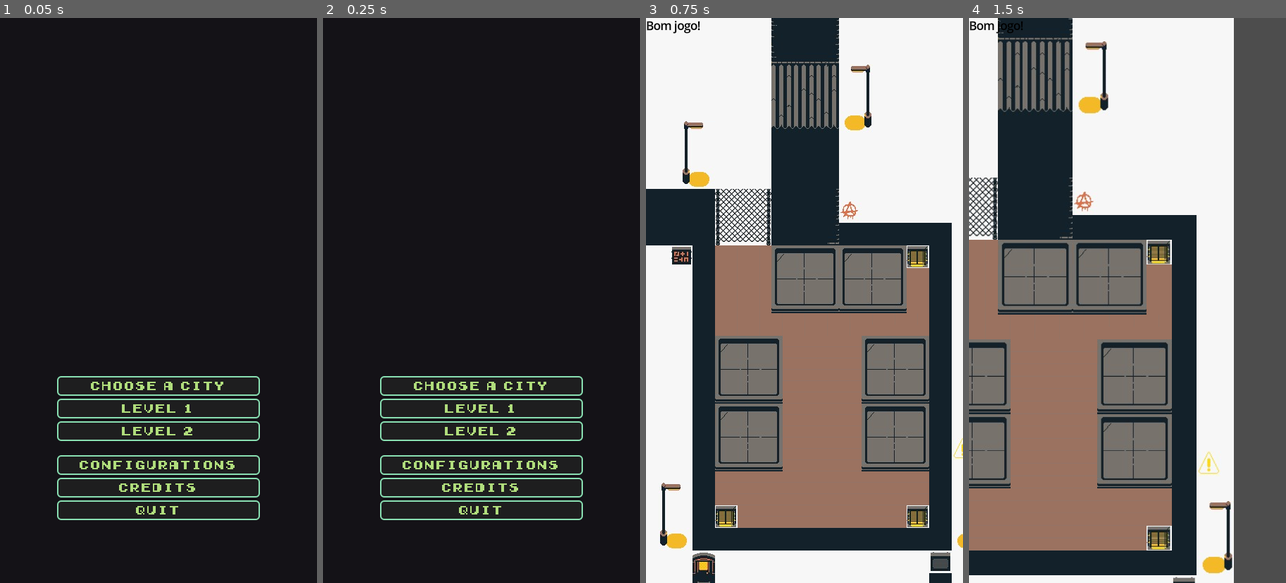
Above: before the commit, frames 1-4 (left to right).
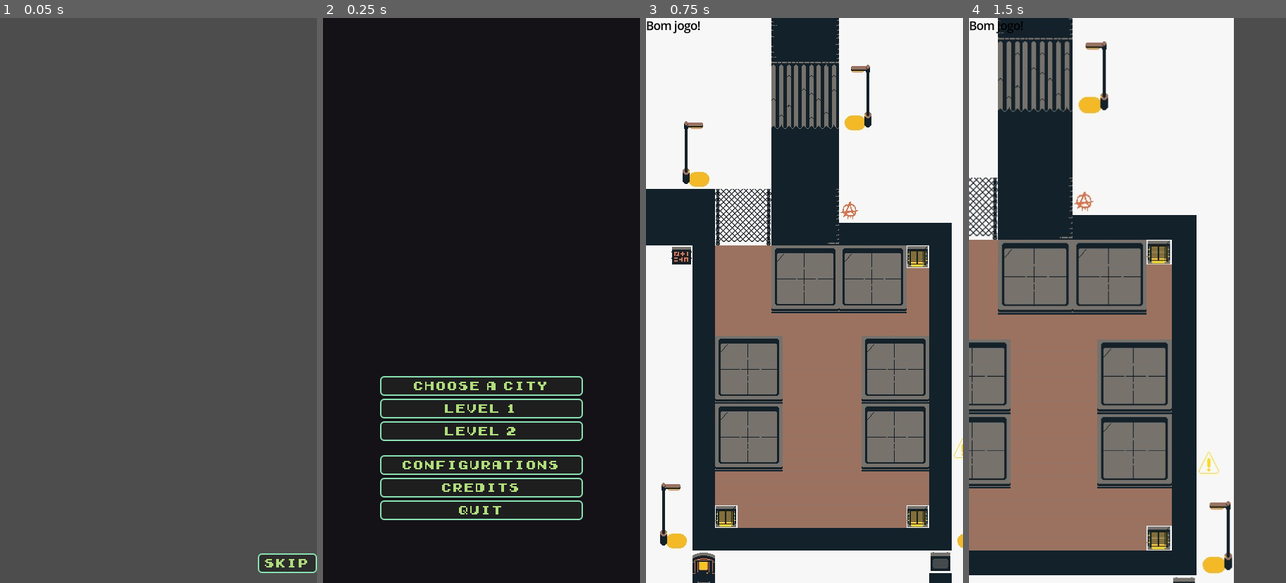
Above: after the commit, the same moments.

Repository: iparosds/SOS-Aliens
Game: Godot game, scene res://scenes/scene_manager.tscn
The game is run twice, just before and just after one commit, with the same random seed, the same clock (stepped at 60 frames per second) and the same inputs. Video files are missing from this copy of the repository; at most half a second of black plays in their place.
Inputs (mouse positions are in pixels of both pictures, inside the frame that each line leads up to):
- Up to frame 1 (0.05 s): no input
- Up to frame 2 (0.25 s): no input
- Up to frame 3 (0.75 s): click "Level 1" at 0.5 s
- Up to frame 4 (1.5 s): tap Enter at 1.25 s; move the mouse to (1143, 23) at 1.27 s; hold Right (right) from 1.28 s (still down); tap Mouse wheel up (zoom_in) at 1.35 s; click (1143, 23) at 1.42 s

The runs differ from the first frame. In frame 1, 100% of the frame differs, in the area x 0-100%, y 0-100%; in frame 2, nothing differs; in frame 3, nothing differs; in frame 4, nothing differs.

Commit message:
Importando intros e implementando botão de skip intro.

Diff:
--- a/scenes/ui.tscn
+++ b/scenes/ui.tscn
@@ -1,7 +1,9 @@
-[gd_scene load_steps=8 format=3 uid="uid://42oeppt28feq"]
+[gd_scene load_steps=10 format=3 uid="uid://42oeppt28feq"]
 
 [ext_resource type="Script" uid="uid://bcsw0mt21tpsw" path="res://scripts/ui.gd" id="1_nt7q6"]
+[ext_resource type="VideoStream" uid="uid://bbup00575hgcg" path="res://assets/media/videos/patriotas_final_1.ogv" id="2_p7vwb"]
 [ext_resource type="VideoStream" uid="uid://dgk38eyn2rgkj" path="res://assets/media/videos/logo-converter.ogv" id="2_x4jx1"]
+[ext_resource type="VideoStream" uid="uid://clxihlwv16a7y" path="res://assets/media/videos/nave_final_1.ogv" id="3_ktti3"]
 [ext_resource type="Theme" uid="uid://dmhlpo4s3t401" path="res://assets/themes/default_menu_theme.tres" id="3_yev5y"]
 [ext_resource type="Texture2D" uid="uid://d1ar24frbwesc" path="res://assets/media/images/logo-converter.png" id="4_wm3ai"]
 [ext_resource type="FontFile" uid="uid://cul3qtiyor1u1" path="res://assets/fonts/Early GameBoy.ttf" id="5_8dubc"]
@@ -14,6 +16,51 @@
 
 [node name="UI" type="Node2D"]
 script = ExtResource("1_nt7q6")
+
+[node name="intro_container" type="CanvasLayer" parent="."]
+
+[node name="intro1" type="VideoStreamPlayer" parent="intro_container"]
+anchors_preset = 15
+anchor_right = 1.0
+anchor_bottom = 1.0
+grow_horizontal = 2
+grow_vertical = 2
+size_flags_horizontal = 4
+size_flags_vertical = 4
+stream = ExtResource("2_p7vwb")
+
+[node name="intro2" type="VideoStreamPlayer" parent="intro_container"]
+anchors_preset = 15
+anchor_right = 1.0
+anchor_bottom = 1.0
+grow_horizontal = 2
+grow_vertical = 2
+size_flags_horizontal = 4
+size_flags_vertical = 4
+stream = ExtResource("3_ktti3")
+
+[node name="VBoxContainer" type="VBoxContainer" parent="intro_container"]
+anchors_preset = 3
+anchor_left = 1.0
+anchor_top = 1.0
+anchor_right = 1.0
+anchor_bottom = 1.0
+offset_left = -84.0
+offset_top = -56.0
+grow_horizontal = 0
+grow_vertical = 0
+size_flags_vertical = 4
+theme = ExtResource("3_yev5y")
+
+[node name="SetupMarginContainer" type="MarginContainer" parent="intro_container/VBoxContainer"]
+layout_mode = 2
+theme_override_constants/margin_top = 16
+theme_override_constants/margin_bottom = 16
+
+[node name="SkipIntroButton" type="Button" parent="intro_container/VBoxContainer/SetupMarginContainer"]
+layout_mode = 2
+theme_override_colors/font_hover_color = Color(0.690196, 0.866667, 0.486275, 1)
+text = "Skip"
 
 [node name="header" type="CanvasLayer" parent="."]
 
@@ -230,6 +277,7 @@
 stream = ExtResource("7_p7vwb")
 volume_db = -15.0
 
+[connection signal="pressed" from="intro_container/VBoxContainer/SetupMarginContainer/SkipIntroButton" to="." method="_on_skip_intro_button_pressed"]
 [connection signal="pressed" from="main_menu/VBoxContainer/level_1" to="." method="_on_level_1_pressed"]
 [connection signal="pressed" from="main_menu/VBoxContainer/level_2" to="." method="_on_level_2_pressed"]
 [connection signal="pressed" from="main_menu/VBoxContainer/SetupMarginContainer/VBoxContainer/Button_Quit_From_Main_Menu" to="." method="_on_button_quit_from_main_menu_pressed"]
--- a/scripts/controller.gd
+++ b/scripts/controller.gd
@@ -54,7 +54,6 @@
 	new_patriota.global_position = entrada_random.global_position
 	new_patriota.saida = saida_random.global_position
 
-	# Conecta o sinal para tocar o som
 	new_patriota.clicked.connect(_on_patriota_clicked)
 
 	level.add_child(new_patriota)
@@ -72,7 +71,7 @@
 
 		ray_shot.play()
 
-		# Remove automaticamente quando terminar
+		# Remove quando terminar
 		ray_shot.finished.connect(func(): ray_shot.queue_free())
 
 func game_over():
--- a/scripts/ui.gd
+++ b/scripts/ui.gd
@@ -7,17 +7,47 @@
 @onready var pause_menu: CanvasLayer = $pause_menu
 @onready var game_over_menu: CanvasLayer = $game_over_menu
 @onready var sound_track: AudioStreamPlayer = $SoundPlayer/SoundTrack
+@onready var intro_container: CanvasLayer = $intro_container
+@onready var intro_1: VideoStreamPlayer = $intro_container/intro1
+@onready var intro_2: VideoStreamPlayer = $intro_container/intro2
 
 var is_paused: bool = false
 
 func _ready():
 	Controller.ui = self
+
+	main_menu.visible = false
+	game_over_menu.visible = false
+
+	pause_menu.process_mode = Node.PROCESS_MODE_ALWAYS
+	hide_pause_menu()
+
+	intro_1.visible = true
+	intro_2.visible = false
+	intro_container.visible = true
+
+	intro_1.play()
+	intro_1.connect("finished", Callable(self, "_on_intro_1_finished"))
+
 	sound_track.process_mode = Node.PROCESS_MODE_ALWAYS
 	sound_track.play()
-	pause_menu.process_mode = Node.PROCESS_MODE_ALWAYS
-	hide_pause_menu()
-	game_over_menu.visible = false
 
+## Intro
+func _on_intro_1_finished():
+	intro_1.visible = false
+	intro_2.visible = true
+	intro_2.play()
+	intro_2.connect("finished", Callable(self, "_on_intro_2_finished"))
+
+func _on_intro_2_finished():
+	intro_container.visible = false
+	main_menu.visible = true
+
+func _on_skip_intro_button_pressed() -> void:
+	intro_1.stop()
+	intro_2.stop()
+	intro_container.visible = false
+	main_menu.visible = true
 
 ## Main menu
 func _on_level_1_pressed() -> void:
@@ -28,7 +58,6 @@
 
 func _on_button_quit_from_main_menu_pressed() -> void:
 	get_tree().quit()
-
 
 ## Pause menu
 func show_pause_menu() -> void:
@@ -66,7 +95,6 @@
 
 	Controller.back_to_main_menu()
 
-
 ## Game over menu
 func _on_button_retry_pressed() -> void:
 	game_over_menu.visible = false
Not shown, added: assets/media/videos/patriotas_final_1.ogv.uid
Not shown, added: assets/media/videos/patriotas_final_1.ogv
